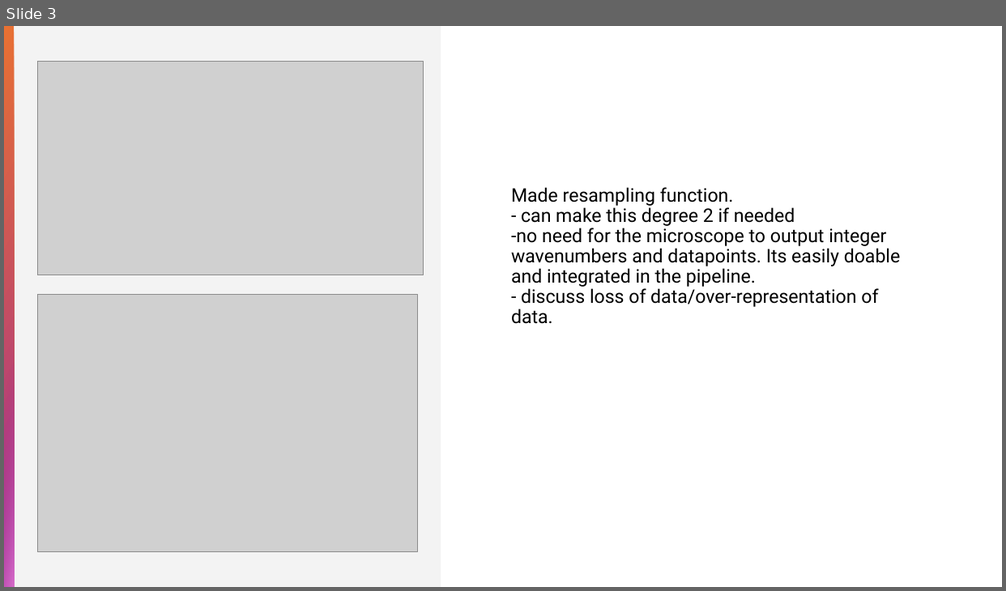
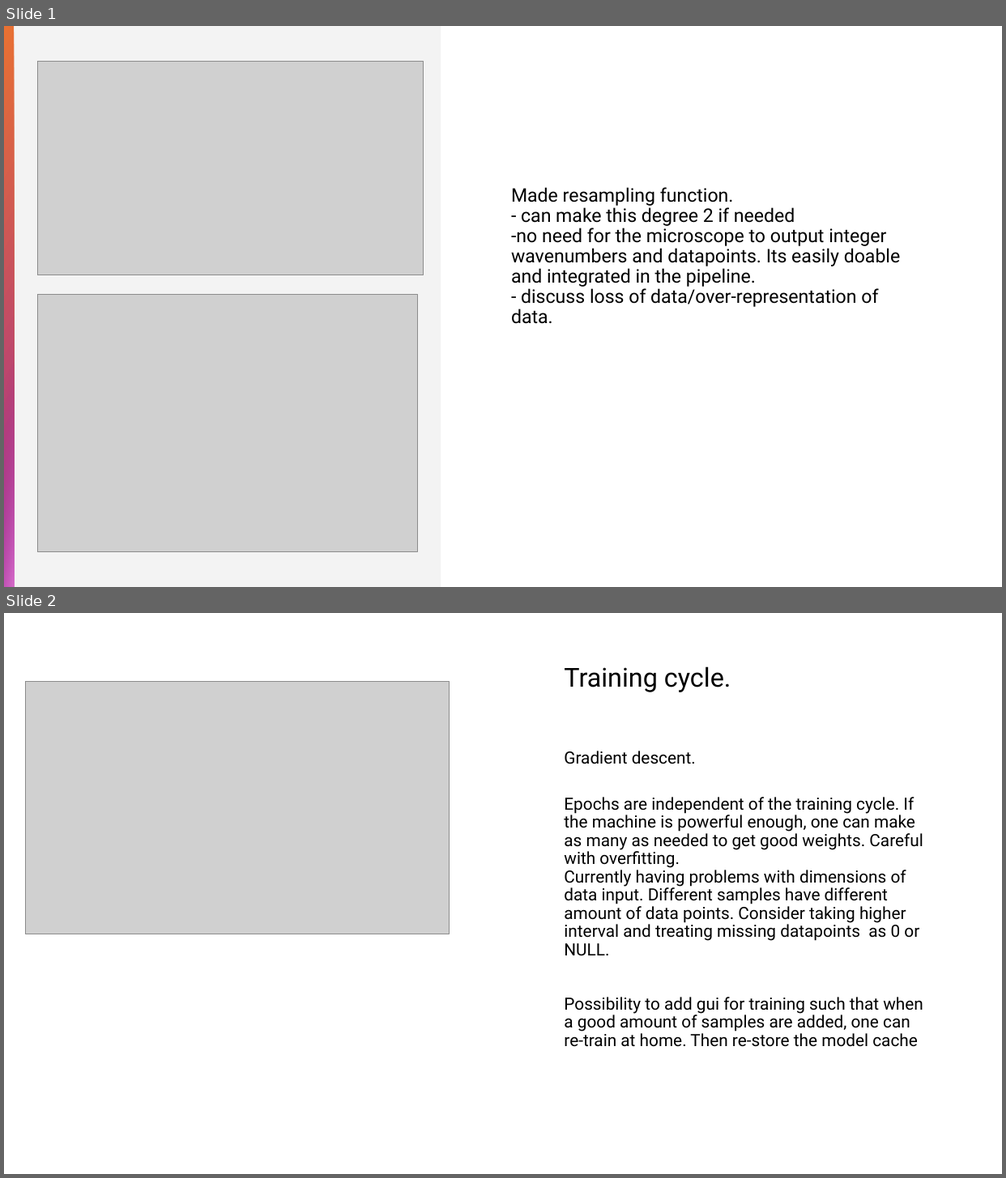
Before and after one commit to blichub/temp_raman_personal, a slide deck: raman_week8.pptx. Shown one above the other, each under a label of ours: slide 3 before the commit, slides 1 and 2 after it. The pictures are 1006x591 and 1006x1178 pixels, drawn with LibreOffice and Linux fonts; fonts in the diff are those of the drawing; grey boxes stand for pictures. Boxes give left, top, right and bottom in pixels: in the first picture for what was removed or moved away, otherwise in the second. Text is boxed around its words. In the diff, an @@ line names an element or a change of style, - is before the commit and + after.

```diff
--- a/raman_week8.pptx
+++ b/raman_week8.pptx
@@ slide 2 added at bbox=[4, 613, 1002, 1174], background #FFFFFF @@
@@ picture added at bbox=[25, 681, 450, 934] @@
@@ title added at bbox=[564, 666, 923, 1047], 16.2 pt, text #000000 @@
+Training cycle.
+Gradient descent.
+Epochs are independent of the training cycle. If the machine is powerful enough, one can make as many as needed to get good weights. Careful with overfitting.
+Currently having problems with dimensions of data input. Different samples have different amount of data points. Consider taking higher interval and treating missing datapoints as 0 or NULL.
+Possibility to add gui for training such that when a good amount of samples are added, one can re-train at home. Then re-store the model cache
@@ what was slide 3 is now slide 1 @@
```
Also in this commit, not shown: 1 other slide added, 2 slides removed, 6 other files.
